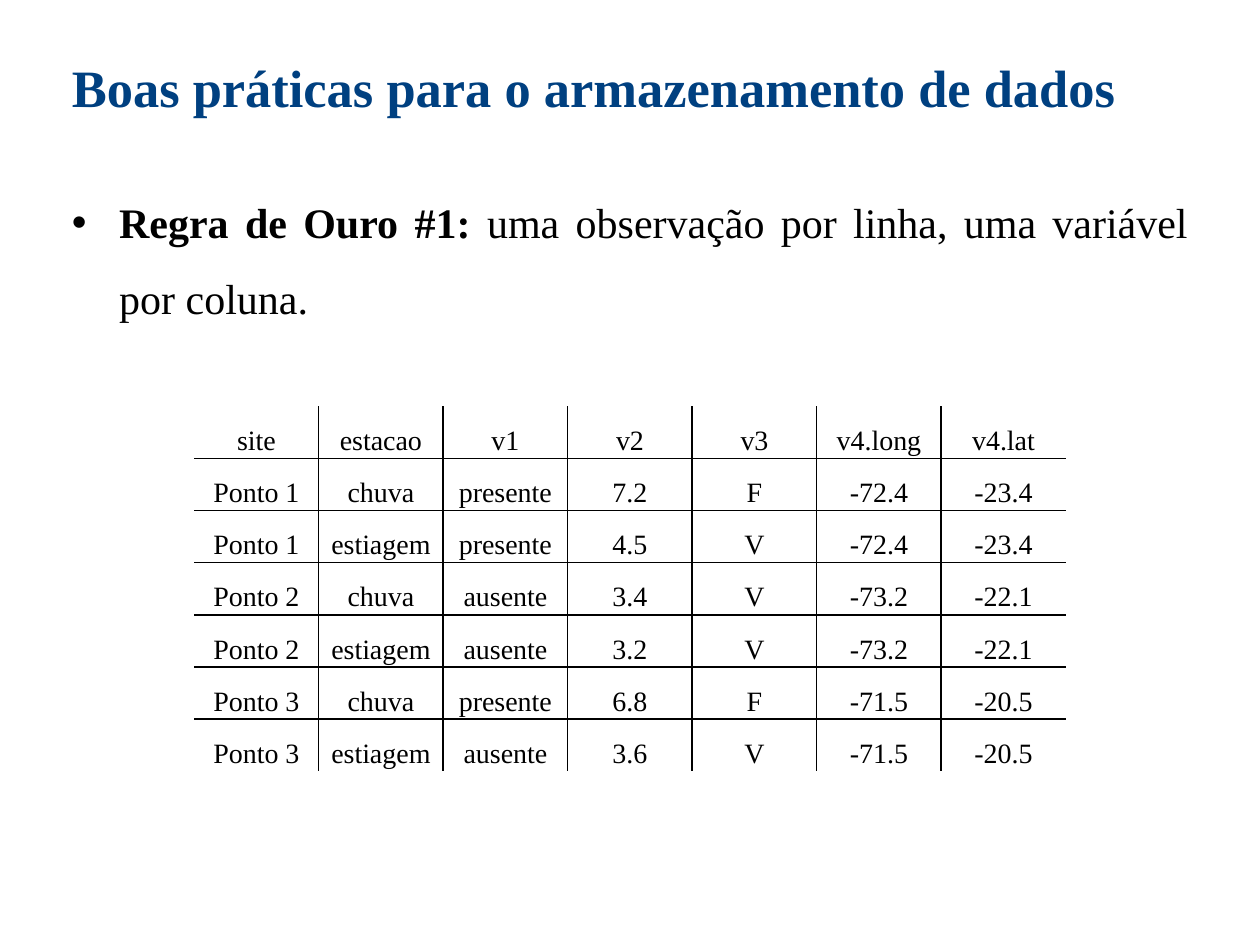
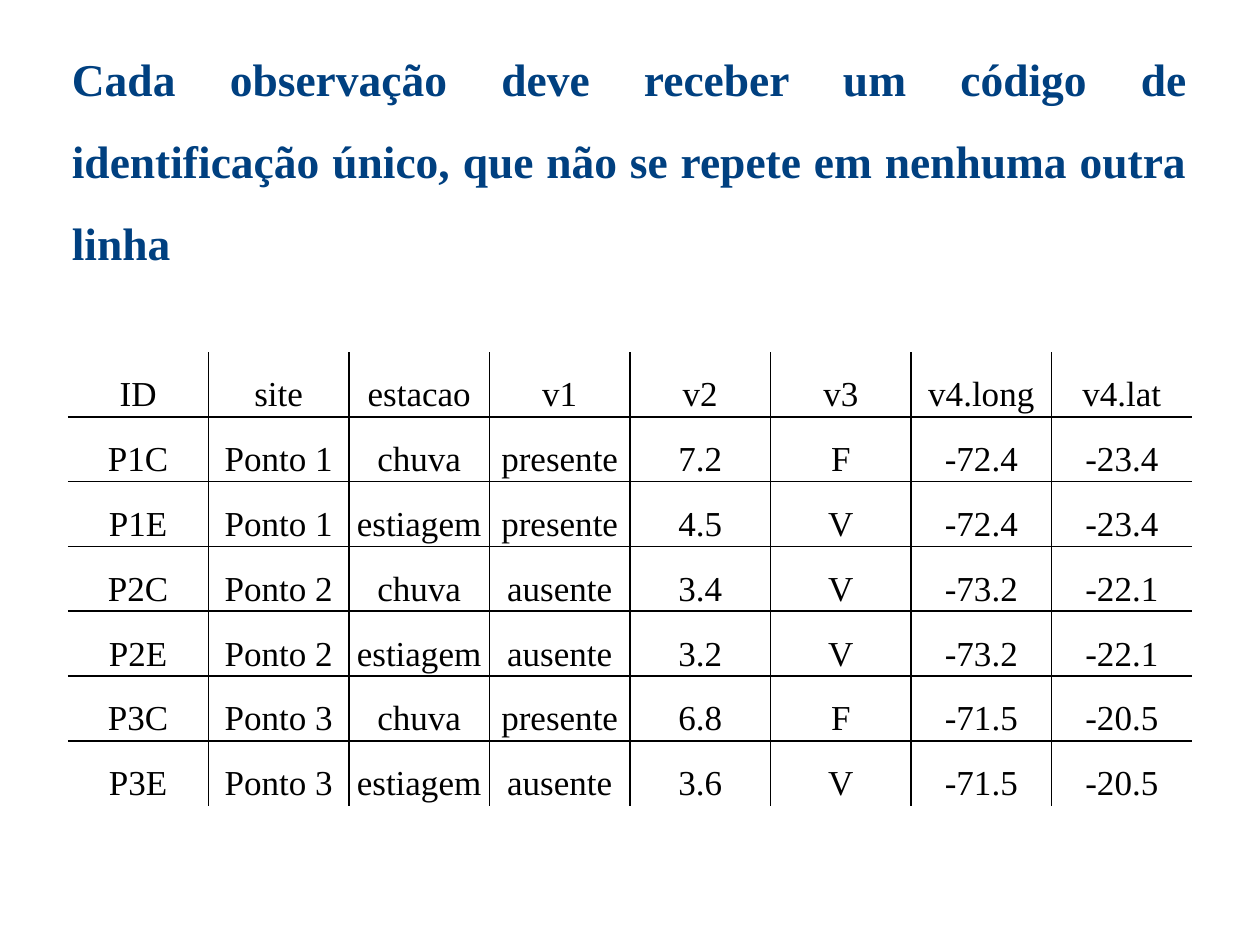
Before and after one commit to nacmarino/compartilhaR, a slide deck: slide 20 of 02 - intro/02 - a vida dos dados.pptx. Drawn at 1260x945 pixels with LibreOffice and Linux fonts; fonts in the diff are those of the drawing. Boxes give left, top, right and bottom in pixels: in the first picture for what was removed or moved away, otherwise in the second. Text is boxed around its words. In the diff, an @@ line names an element or a change of style, - is before the commit and + after.

```diff
--- a/02 - intro/02 - a vida dos dados.pptx
+++ b/02 - intro/02 - a vida dos dados.pptx
@@ text at box(72, 64, 1186, 261): text changed; size 30 to 26 pt @@
-Boas práticas para o armazenamento de dados
+Cada observação deve receber um código de identificação único, que não se repete em nenhuma outra linha
@@ text removed at box(119, 208, 1187, 323) @@
-• Regra de Ouro #1: uma observação por linha, uma variável por coluna.
@@ table at box(68, 352, 1197, 806) @@
+column 1: ID | P1C | P1E | P2C | P2E | P3C | P3E
@@ table: place and size @@
-table at box(194, 406, 1067, 772)
+table at box(68, 352, 1197, 806)
```
Also in this commit, not shown: 9 other slides changed, 7 slides added, 8 slides removed, 15 other files.
